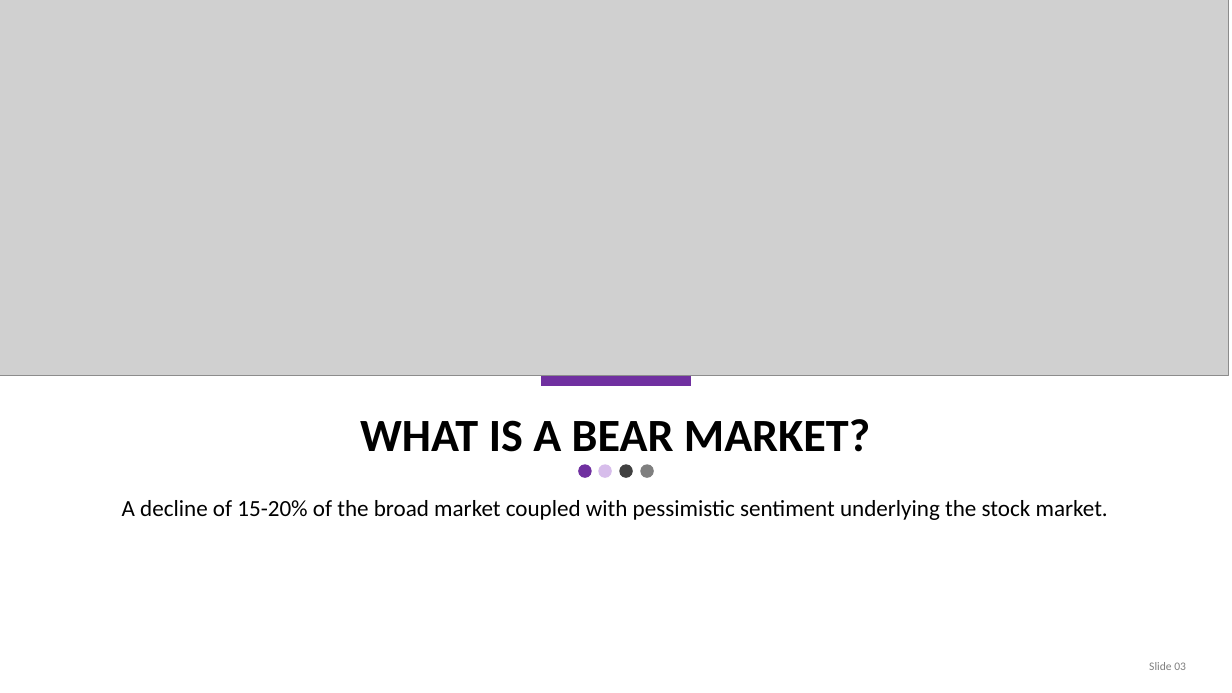
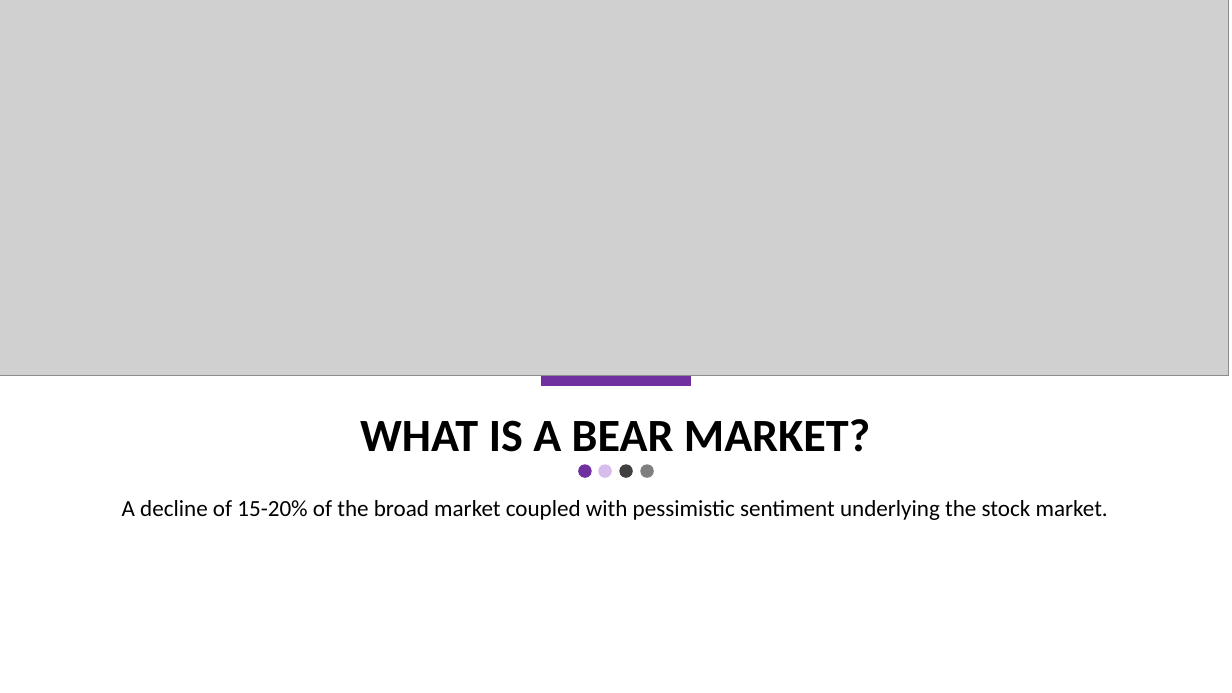
Before and after one commit to xiangx7805/MA615_TeamAssign, a slide deck: slide 4 of Officer/FinishedTemp.pptx. Drawn at 1232x693 pixels with LibreOffice and Linux fonts; fonts in the diff are those of the drawing; grey boxes stand for pictures. Boxes give left, top, right and bottom in pixels: in the first picture for what was removed or moved away, otherwise in the second. Text is boxed around its words. In the diff, an @@ line names an element or a change of style, - is before the commit and + after.

```diff
--- a/Officer/FinishedTemp.pptx
+++ b/Officer/FinishedTemp.pptx
@@ text removed at (x1=1149, y1=662, x2=1186, y2=670) @@
-Slide 03
```
Also in this commit, not shown: 7 other slides changed, 2 other files.
